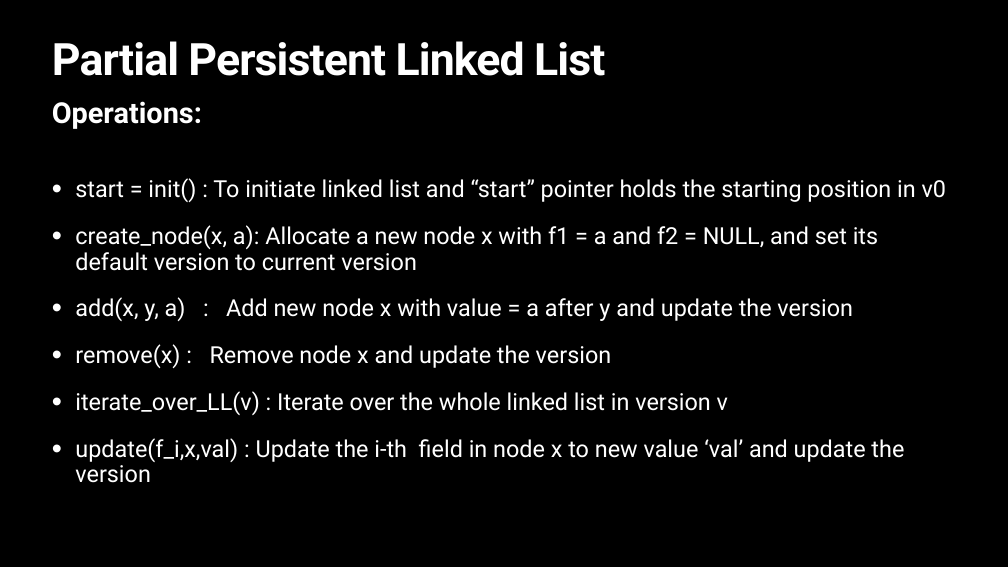
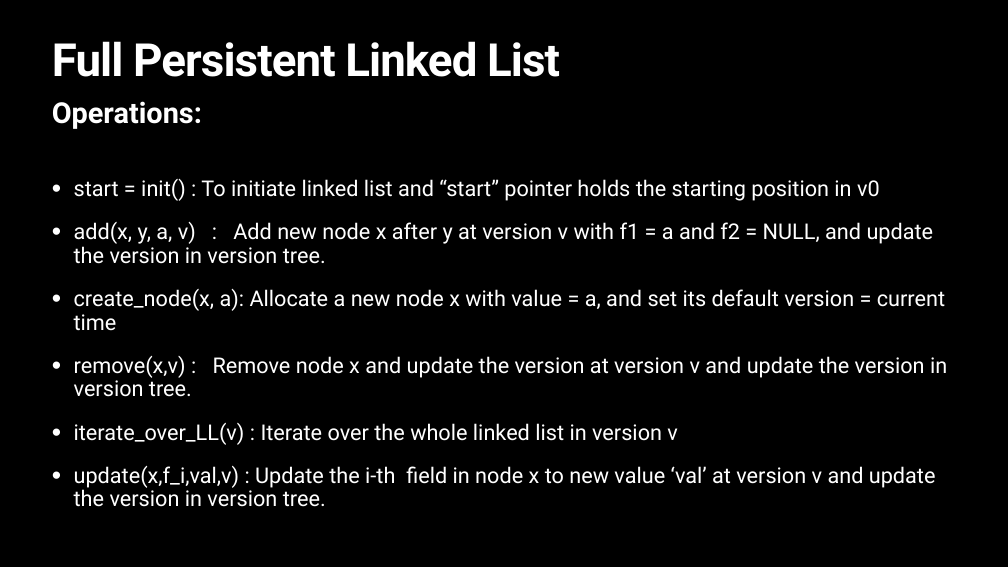
Before and after one commit to SirArthur7/PersistantDataStructure, a slide deck: slide 2 of Our_Presentation_slides/fullPersistentLL_pointerM.pptx (slide 13 before the commit). Drawn at 1008x567 pixels with LibreOffice and Linux fonts; fonts in the diff are those of the drawing. Boxes give left, top, right and bottom in pixels: in the first picture for what was removed or moved away, otherwise in the second. Text is boxed around its words. In the diff, an @@ line names an element or a change of style, - is before the commit and + after.

```diff
--- a/Our_Presentation_slides/fullPersistentLL_pointerM.pptx
+++ b/Our_Presentation_slides/fullPersistentLL_pointerM.pptx
@@ title at <box>52,41,560,77</box>: text changed; size 85 to 87 pt @@
-Partial Persistent Linked List
+Full Persistent Linked List
@@ subtitle at <box>74,179,880,445</box>: size 44.6 to 41.3 pt in "start = init() : To initiate linked ...", "iterate_over_LL(v) : Iterate over the whole linked ..."; indent changed; less space between paragraphs @@
@@ subtitle at <box>74,222,947,397</box>: text changed; size 44.6 to 41.3 pt @@
-• create_node(x, a): Allocate a new node x with f1 = a and f2 = NULL, and set its default version to current version
-• add(x, y, a) : Add new node x with value = a after y and update the version
-• remove(x) : Remove node x and update the version
+• add(x, y, a, v) : Add new node x after y at version v with f1 = a and f2 = NULL, and update the version in version tree.
+• create_node(x, a): Allocate a new node x with value = a, and set its default version = current time
+• remove(x,v) : Remove node x and update the version at version v and update the version in version tree.
@@ subtitle at <box>74,466,936,507</box>: text changed; size 44.6 to 41.3 pt @@
-• update(f_i,x,val) : Update the i-th field in node x to new value ‘val’ and update the version
+• update(x,f_i,val,v) : Update the i-th field in node x to new value ‘val’ at version v and update the version in version tree.
```
Also in this commit, not shown: 17 other slides changed, 60 slides added, 43 slides removed, 9 other files.
